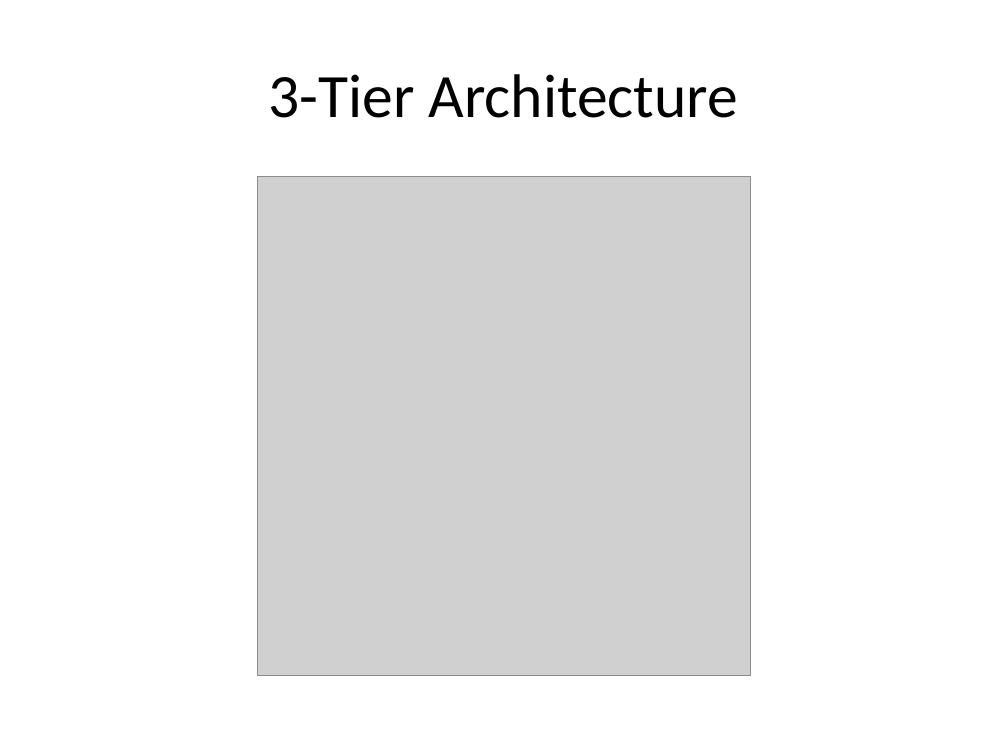
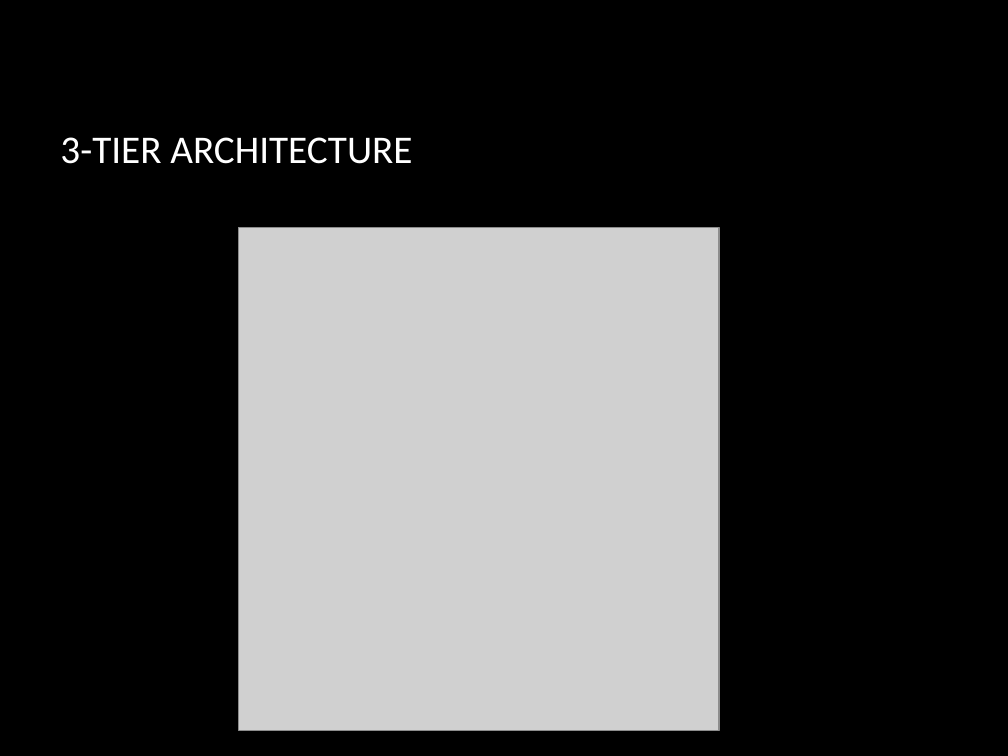
Before and after one commit to hmtri92/final-project, a slide deck: slide 4 of document/slide.pptx. Drawn at 1008x756 pixels with LibreOffice and Linux fonts; fonts in the diff are those of the drawing; grey boxes stand for pictures; background and template pictures are left out. Boxes give left, top, right and bottom in pixels: in the first picture for what was removed or moved away, otherwise in the second. Text is boxed around its words. In the diff, an @@ line names an element or a change of style, - is before the commit and + after.

```diff
--- a/document/slide.pptx
+++ b/document/slide.pptx
@@ background #FFFFFF to picture (left out) @@
@@ title at [60, 137, 412, 164]: text changed; size 44 to 28 pt; text colour #000000 to #FFFFFF @@
-3-Tier Architecture
+3-TIER ARCHITECTURE
@@ picture: place and size @@
-picture at [258, 176, 751, 675]
+picture at [239, 228, 720, 731]
```
Also in this commit, not shown: 7 other slides changed.
